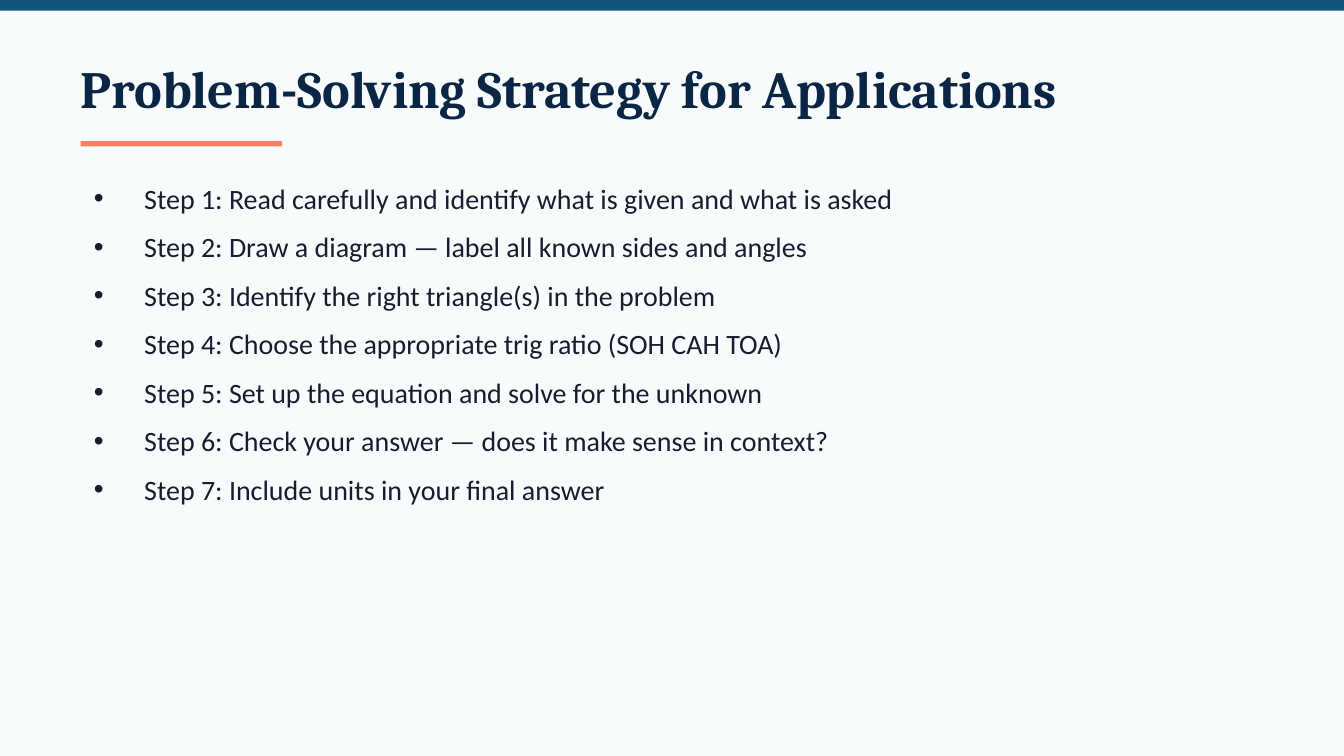
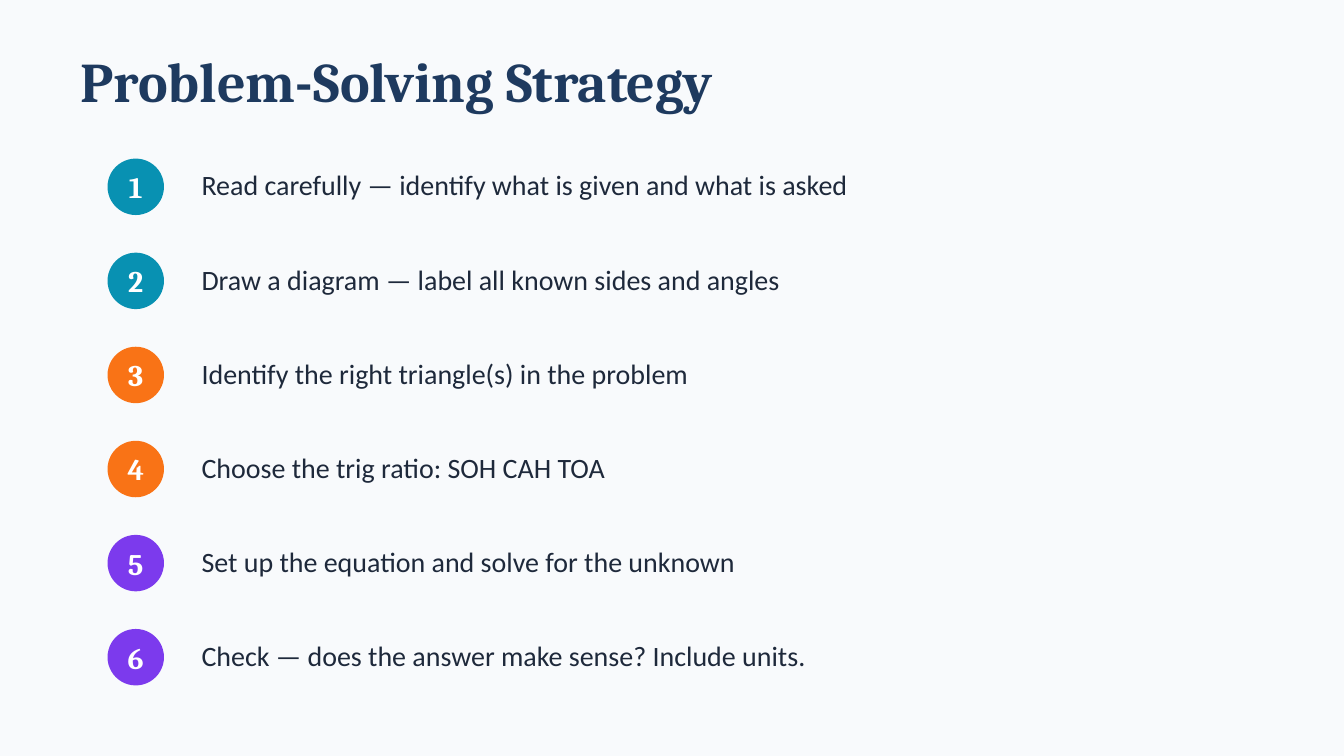
Before and after one commit to andrewhvolk/andrewhvolk.github.io, a slide deck: slide 4 of slides/Math130Unit3C.pptx. Drawn at 1344x756 pixels with LibreOffice and Linux fonts; fonts in the diff are those of the drawing. Boxes give left, top, right and bottom in pixels: in the first picture for what was removed or moved away, otherwise in the second. Text is boxed around its words. In the diff, an @@ line names an element or a change of style, - is before the commit and + after.

```diff
--- a/slides/Math130Unit3C.pptx
+++ b/slides/Math130Unit3C.pptx
@@ background #F7FBFC to #F8FAFC @@
@@ rectangle removed at [0, 0, 1344, 11] @@
@@ text at [81, 63, 713, 115]: text changed; size 28 to 30 pt; text colour #0B2545 to #1E3A5F @@
-Problem-Solving Strategy for Applications
+Problem-Solving Strategy
@@ rectangle removed at [81, 141, 282, 146] @@
@@ text "Read carefully — identify what ..." at [202, 175, 847, 200]: vertical alignment top to middle @@
@@ ellipse added at [108, 159, 164, 215], fill #0891B2 @@
@@ text added at [129, 178, 143, 198], 16 pt, text #FFFFFF, bold @@
+1
@@ text at [202, 175, 847, 200]: text changed; text colour #1B1B2F to #1E293B @@
-• Step 1: Read carefully and identify what is given and what is asked
-• Step 2: Draw a diagram — label all known sides and angles
-• Step 3: Identify the right triangle(s) in the problem
-• Step 4: Choose the appropriate trig ratio (SOH CAH TOA)
-• Step 5: Set up the equation and solve for the unknown
-• Step 6: Check your answer — does it make sense in context?
-• Step 7: Include units in your final answer
+Read carefully — identify what is given and what is asked
@@ ellipse added at [108, 253, 164, 309], fill #0891B2 @@
@@ text added at [128, 271, 143, 292], 16 pt, text #FFFFFF, bold @@
+2
@@ text added at [202, 270, 780, 295], 15 pt, text #1E293B @@
+Draw a diagram — label all known sides and angles
@@ ellipse added at [108, 347, 164, 403], fill #F97316 @@
@@ text added at [128, 365, 143, 387], 16 pt, text #FFFFFF, bold @@
+3
@@ text added at [202, 363, 688, 389], 15 pt, text #1E293B @@
+Identify the right triangle(s) in the problem
@@ ellipse added at [108, 441, 164, 497], fill #F97316 @@
@@ text added at [128, 459, 145, 480], 16 pt, text #FFFFFF, bold @@
+4
@@ text added at [202, 458, 605, 483], 15 pt, text #1E293B @@
+Choose the trig ratio: SOH CAH TOA
@@ ellipse added at [108, 535, 164, 591], fill #7C3AED @@
@@ text added at [128, 555, 144, 575], 16 pt, text #FFFFFF, bold @@
+5
@@ text added at [202, 552, 734, 577], 15 pt, text #1E293B @@
+Set up the equation and solve for the unknown
@@ ellipse added at [108, 629, 164, 685], fill #7C3AED @@
@@ text added at [128, 649, 144, 669], 16 pt, text #FFFFFF, bold @@
+6
@@ text added at [202, 646, 805, 667], 15 pt, text #1E293B @@
+Check — does the answer make sense? Include units.
```
Also in this commit, not shown: 10 other slides changed, 6 slides added, 8 slides removed, 8 other files.
